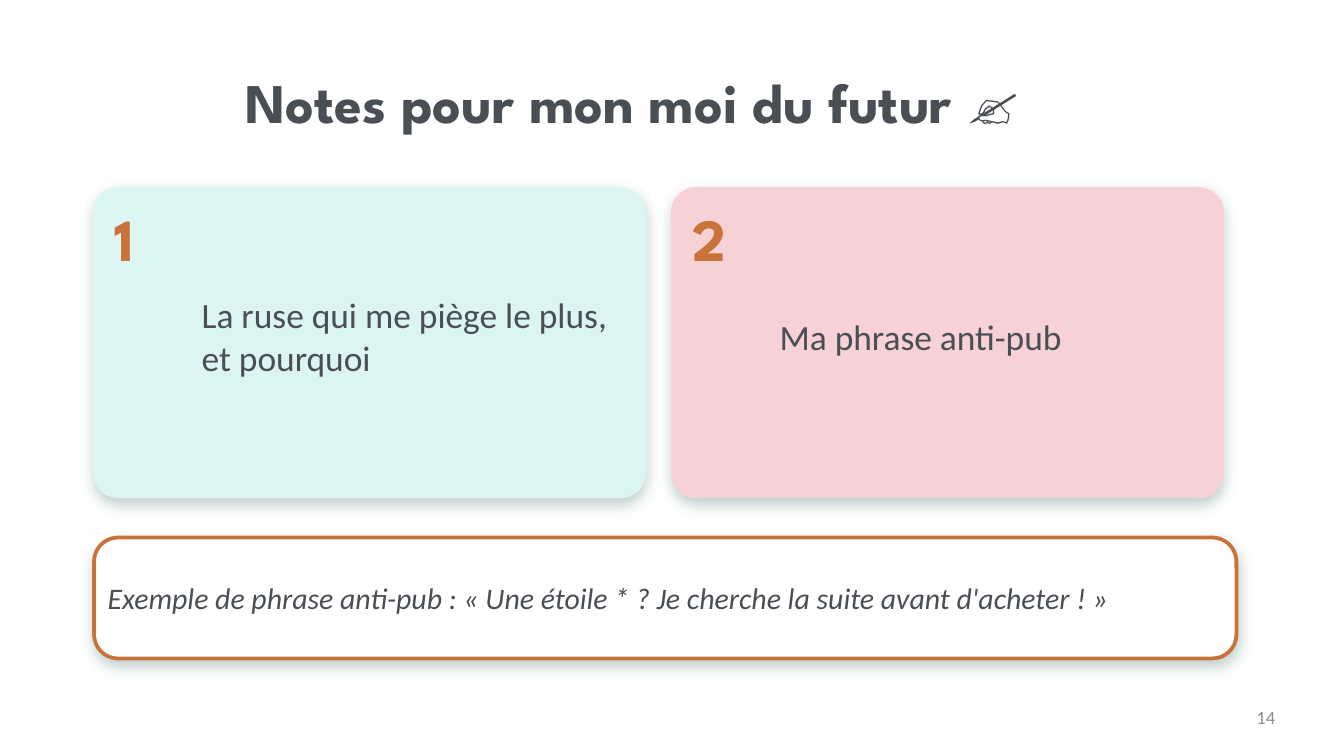
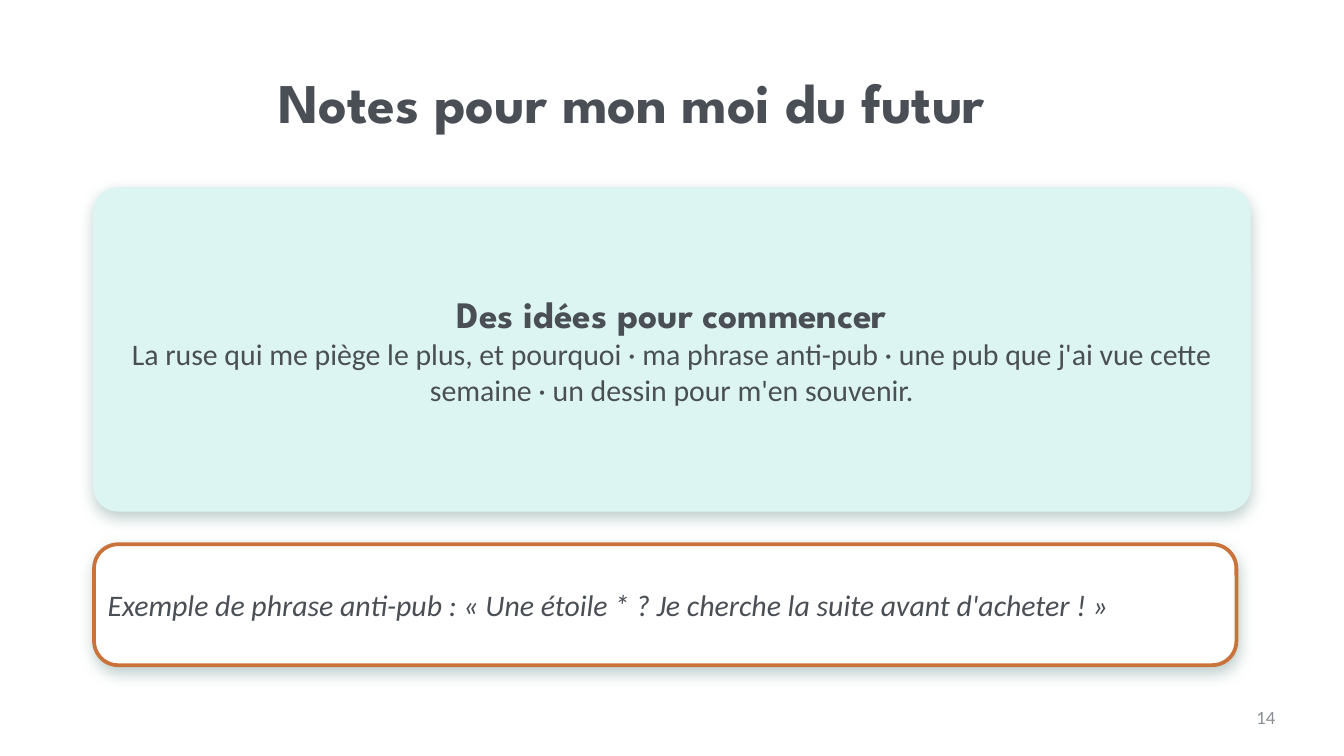
Before and after one commit to isabellepedneault111-ai/Chat-, a slide deck: slide 14 of PPS_Consommation_Hub_Teams/Lecons/2026-10-20_Mardi_Detectives-de-la-pub/1_Diaporama_Grand-groupe.pptx. Drawn at 1344x756 pixels with LibreOffice and Linux fonts; fonts in the diff are those of the drawing; background and template pictures are left out. Boxes give left, top, right and bottom in pixels: in the first picture for what was removed or moved away, otherwise in the second. Text is boxed around its words. In the diff, an @@ line names an element or a change of style, - is before the commit and + after.

```diff
--- a/PPS_Consommation_Hub_Teams/Lecons/2026-10-20_Mardi_Detectives-de-la-pub/1_Diaporama_Grand-groupe.pptx
+++ b/PPS_Consommation_Hub_Teams/Lecons/2026-10-20_Mardi_Detectives-de-la-pub/1_Diaporama_Grand-groupe.pptx
@@ title at [278,84,985,135]: text changed @@
-Notes pour mon moi du futur ✍️
+Notes pour mon moi du futur
@@ rounded rectangle: place and size @@
-rounded rectangle at [94,188,645,497]
+rounded rectangle at [94,188,1250,511]
@@ rounded rectangle at [94,188,1250,511]: proportions changed @@
@@ rounded rectangle removed at [672,188,1223,497] @@
@@ text removed at [114,221,134,261] @@
-1
@@ text removed at [692,221,726,261] @@
-2
@@ text at [132,302,1211,406]: text changed; size 19 to 16 pt @@
-La ruse qui me piège le plus, et pourquoi
+Des idées pour commencer
+La ruse qui me piège le plus, et pourquoi · ma phrase anti-pub · une pub que j'ai vue cette semaine · un dessin pour m'en souvenir.
@@ text removed at [780,325,1062,356] @@
-Ma phrase anti-pub
@@ 2 rounded rectangles, 1 text: place and size @@
-2 rounded rectangles, 1 text at [94,538,1236,659]
+2 rounded rectangles, 1 text at [94,544,1236,665]
```
Also in this commit, not shown: 8 other slides changed, 2 slides removed, 15 other files.
